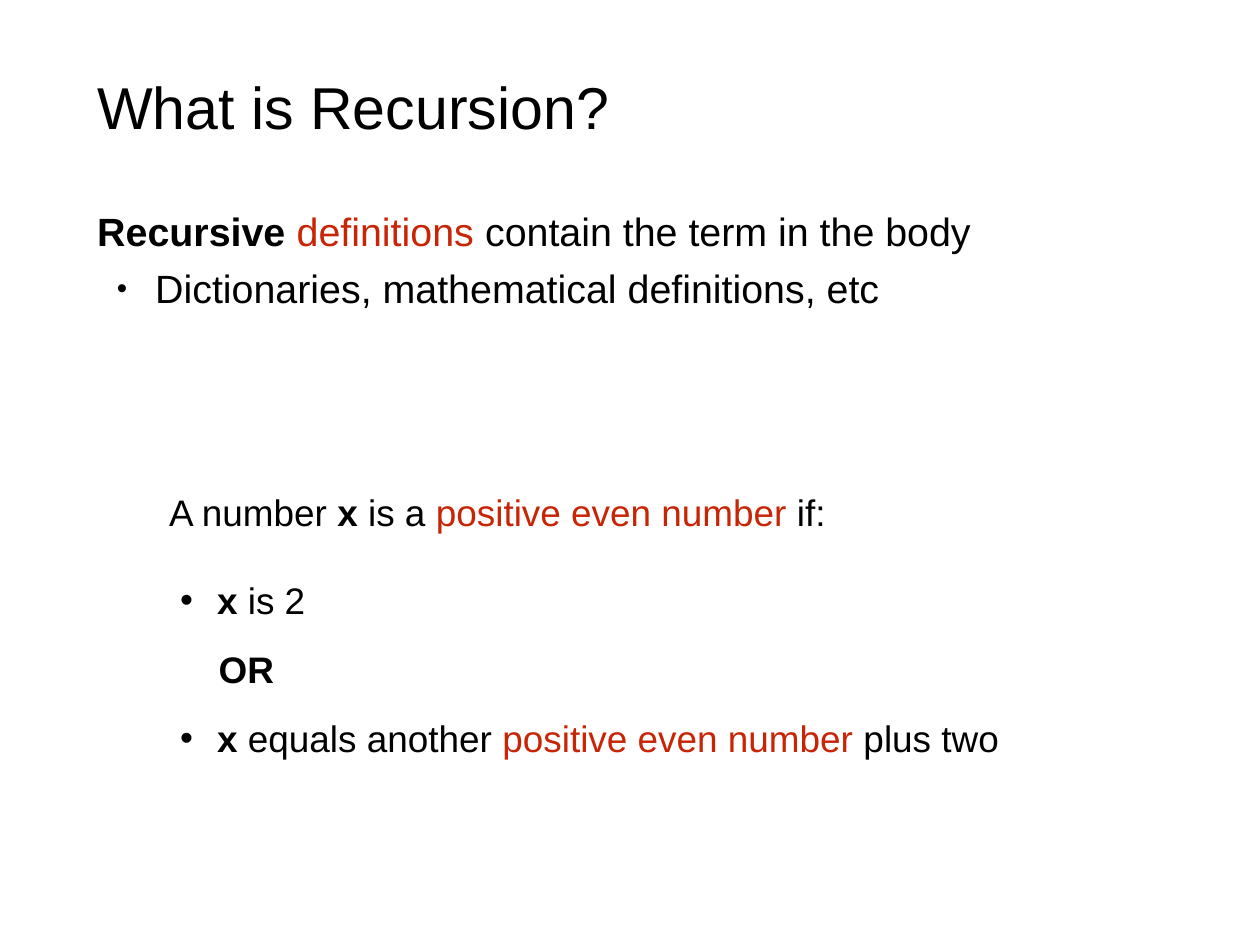
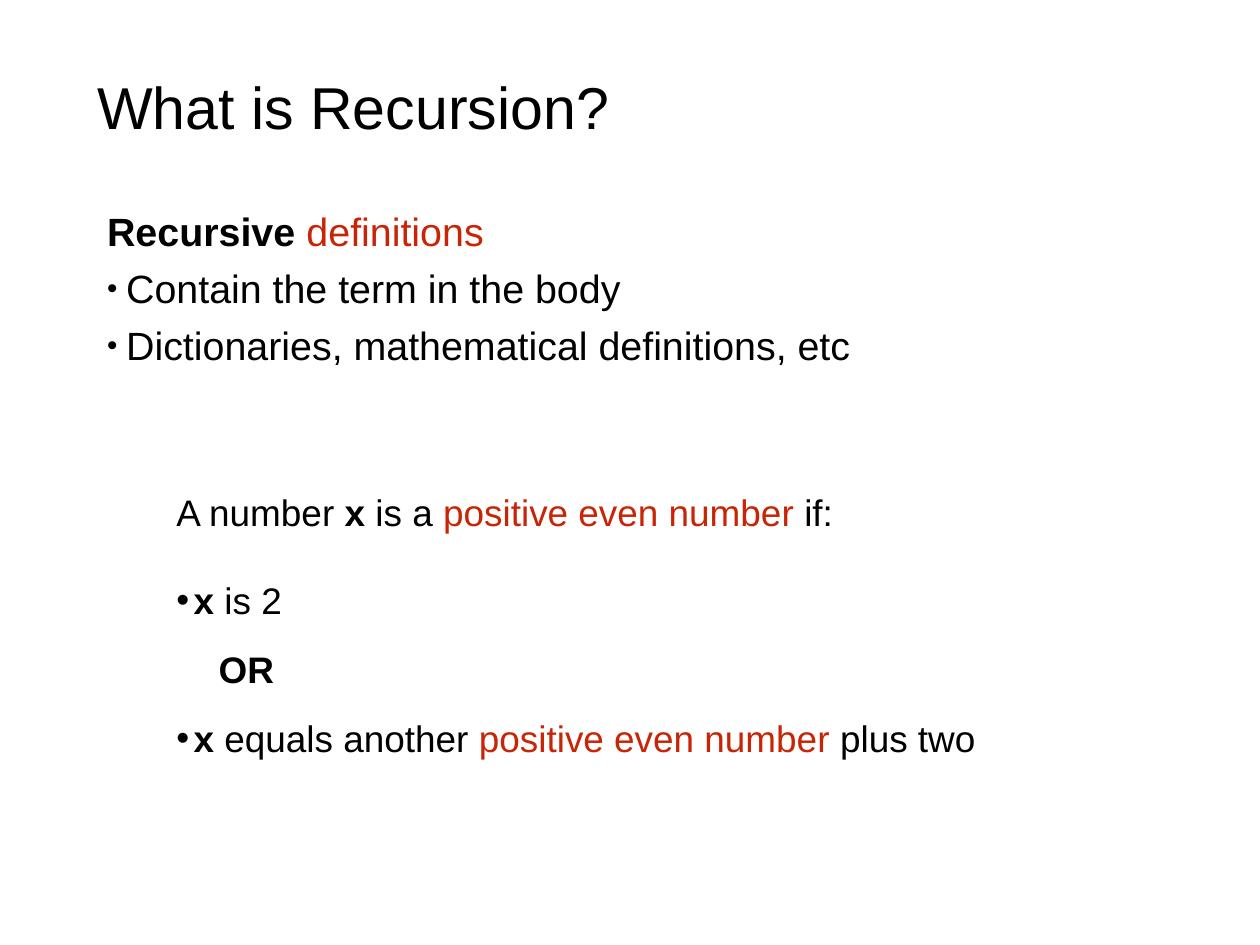
Before and after one commit to rogersjeffreyl/caraza-harter-com, a slide deck: slide 13 of tyler/meena/cs220/s20/materials/lec_23_S20.pptx (slide 6 before the commit). Drawn at 1260x945 pixels with LibreOffice and Linux fonts; fonts in the diff are those of the drawing. Boxes give left, top, right and bottom in pixels: in the first picture for what was removed or moved away, otherwise in the second. Text is boxed around its words. In the diff, an @@ line names an element or a change of style, - is before the commit and + after.

Commit message:
CS 220 Lecture 23 Recursion

```diff
--- a/tyler/meena/cs220/s20/materials/lec_23_S20.pptx
+++ b/tyler/meena/cs220/s20/materials/lec_23_S20.pptx
@@ text at (107, 217, 620, 311): text changed @@
-Recursive definitions contain the term in the body
+Recursive definitions
+• Contain the term in the body
@@ text at (126, 331, 850, 365): indent changed @@
@@ text "A number x is a ..." at (176, 499, 975, 759): indent changed @@
```
Also in this commit, not shown: 99 other slides changed, 9 slides added, 5 slides removed, 1 other file.
